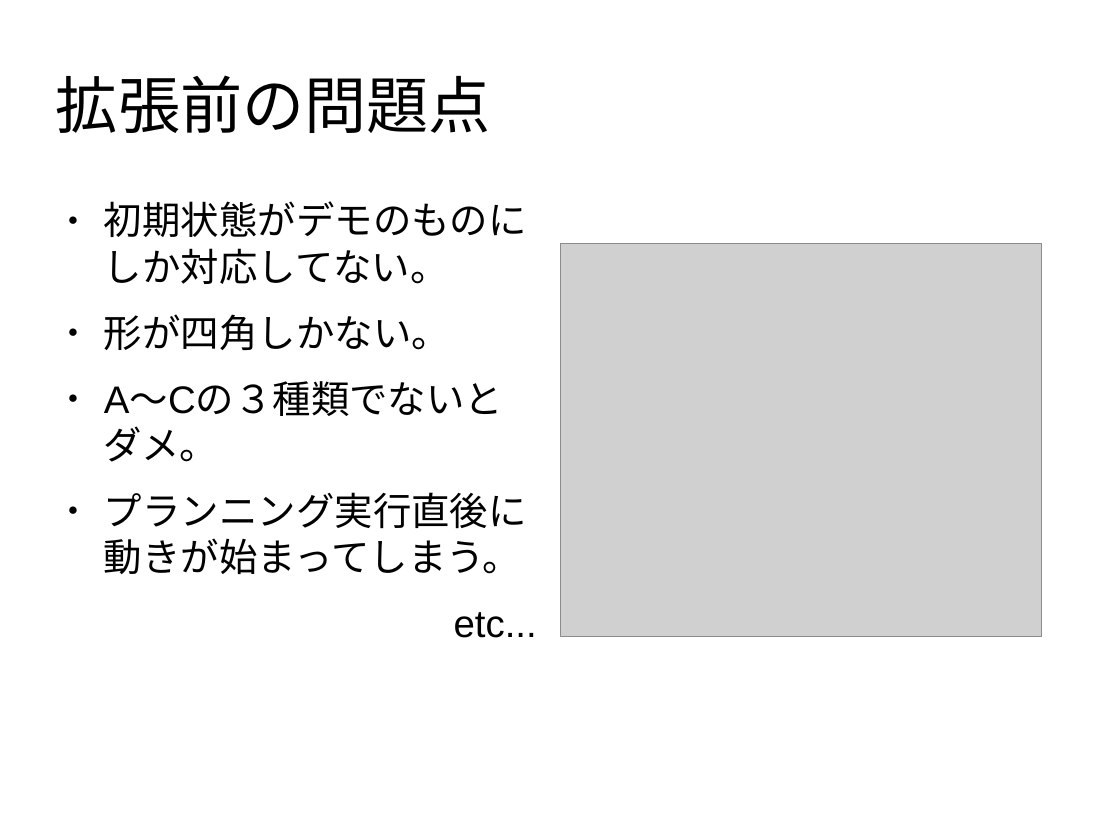
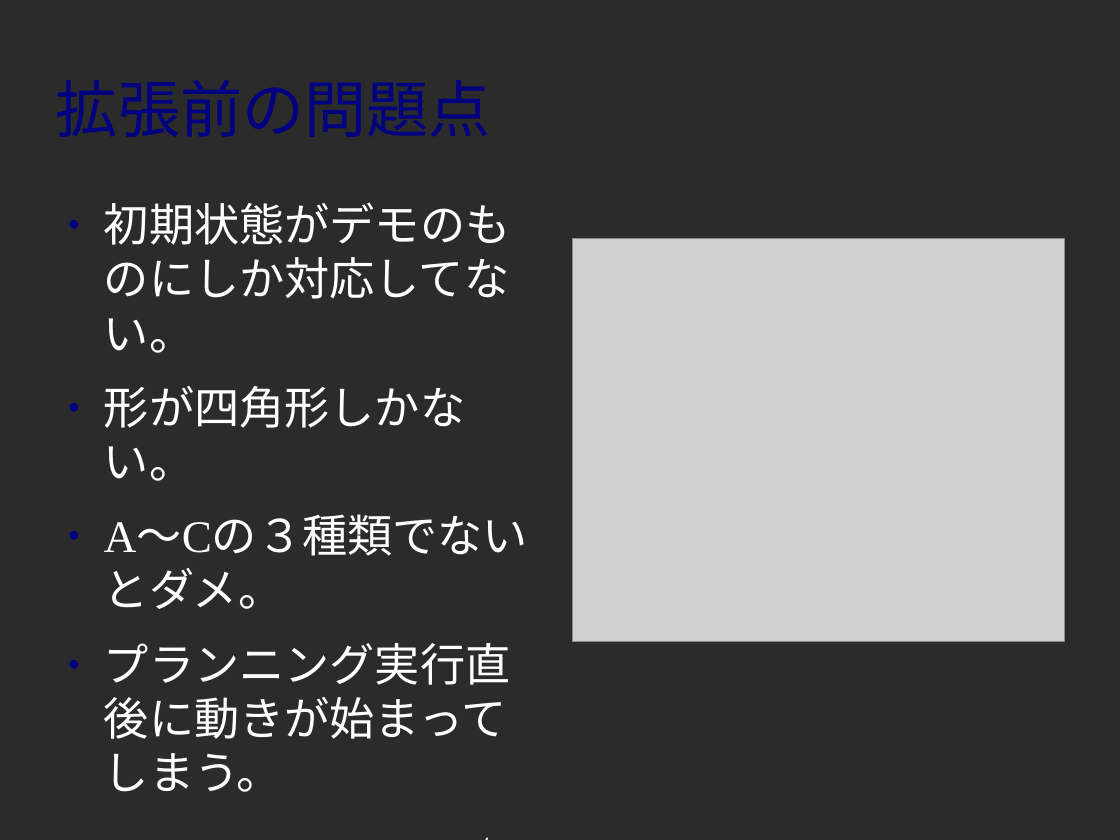
Before and after one commit to KP04/Grep7, a slide deck: slide 2 of GUIslide.odp (slide 3 before the commit). Drawn at 1120x840 pixels with LibreOffice and Linux fonts; fonts in the diff are those of the drawing; grey boxes stand for pictures; background and template pictures are left out; a plain dark background stands for a picture behind light text. Boxes give left, top, right and bottom in pixels: in the first picture for what was removed or moved away, otherwise in the second. Text is boxed around its words. In the diff, an @@ line names an element or a change of style, - is before the commit and + after.

```diff
--- a/GUIslide.odp
+++ b/GUIslide.odp
@@ background #FFFFFF to picture (left out) @@
@@ title "拡張前の問題点" at [104, 202, 510, 245]: font Arial to Times New Roman, text colour #000000 to #000080 @@
@@ text at [104, 202, 528, 792]: size 27.2 to 32 pt, font Arial to Times New Roman, text colour #000000 to #FFFFFF in "初期状態がデモのものにしか対応してない。", "A〜Cの３種類でないとダメ。", "プランニング実行直後に動きが始まってしまう。", "etc..."; indent changed; bullet colour #000000 to #000080 @@
@@ picture: place and size @@
-picture at [561, 244, 1042, 637]
+picture at [572, 239, 1064, 642]
@@ text at [104, 386, 465, 481]: text changed; size 27.2 to 32 pt; font Arial to Times New Roman; text colour #000000 to #FFFFFF @@
-● 形が四角しかない。
+● 形が四角形しかない。
```
Also in this commit, not shown: 3 other slides changed, 1 slide removed, 1 other file.
